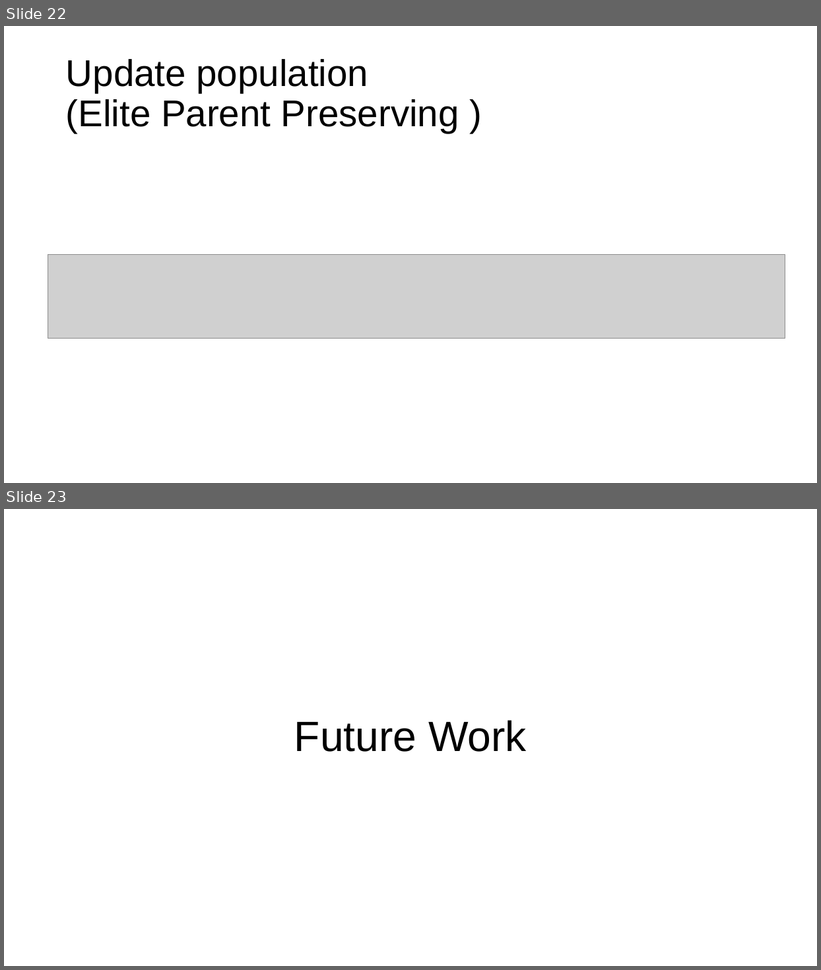
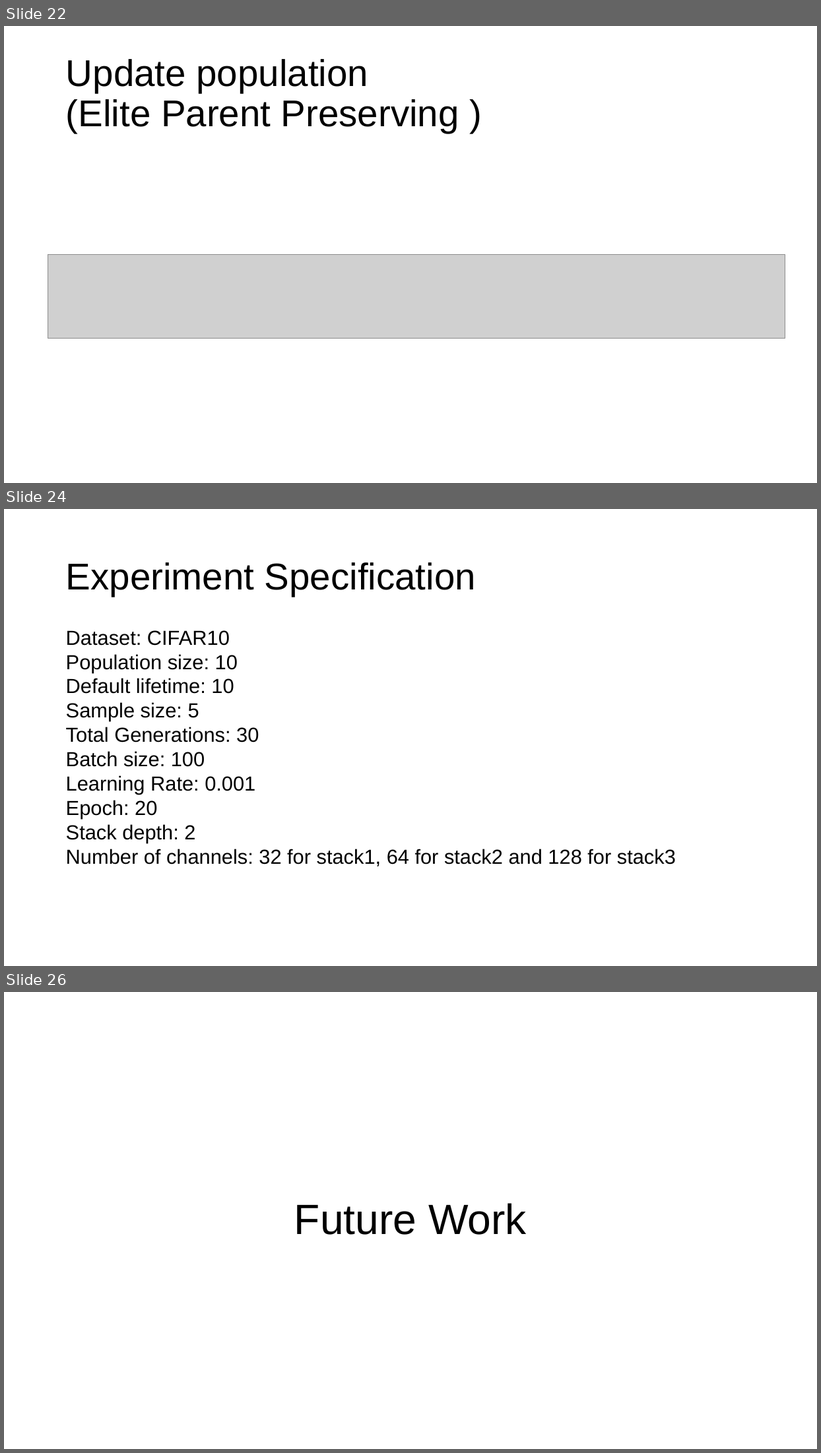
Before and after one commit to RangerX-36917/evoNAS, a slide deck: pre/mid/5.9_mid_report.pptx. Shown one above the other, each under a label of ours: slides 22 and 23 before the commit, slides 22, 24 and 26 after it; the slides between them are not shown. The pictures are 821x970 and 821x1453 pixels, drawn with LibreOffice and Linux fonts; fonts in the diff are those of the drawing; grey boxes stand for pictures. Boxes give left, top, right and bottom in pixels: in the first picture for what was removed or moved away, otherwise in the second. Text is boxed around its words. In the diff, an @@ line names an element or a change of style, - is before the commit and + after.

```diff
--- a/pre/mid/5.9_mid_report.pptx
+++ b/pre/mid/5.9_mid_report.pptx
@@ slide 24 added at (4, 509, 817, 966), background #FFFFFF @@
@@ title added at (66, 562, 476, 596), 44 pt, text #000000 @@
+Experiment Specification
@@ text added at (66, 630, 676, 867), 24 pt, text #000000 @@
+Dataset: CIFAR10
+Population size: 10
+Default lifetime: 10
+Sample size: 5
+Total Generations: 30
+Batch size: 100
+Learning Rate: 0.001
+Epoch: 20
+Stack depth: 2
+Number of channels: 32 for stack1, 64 for stack2 and 128 for stack3
@@ what was slide 23 is now slide 26 @@
```
Also in this commit, not shown: 1 slide changed, 1 other slide added, 1 other file.
